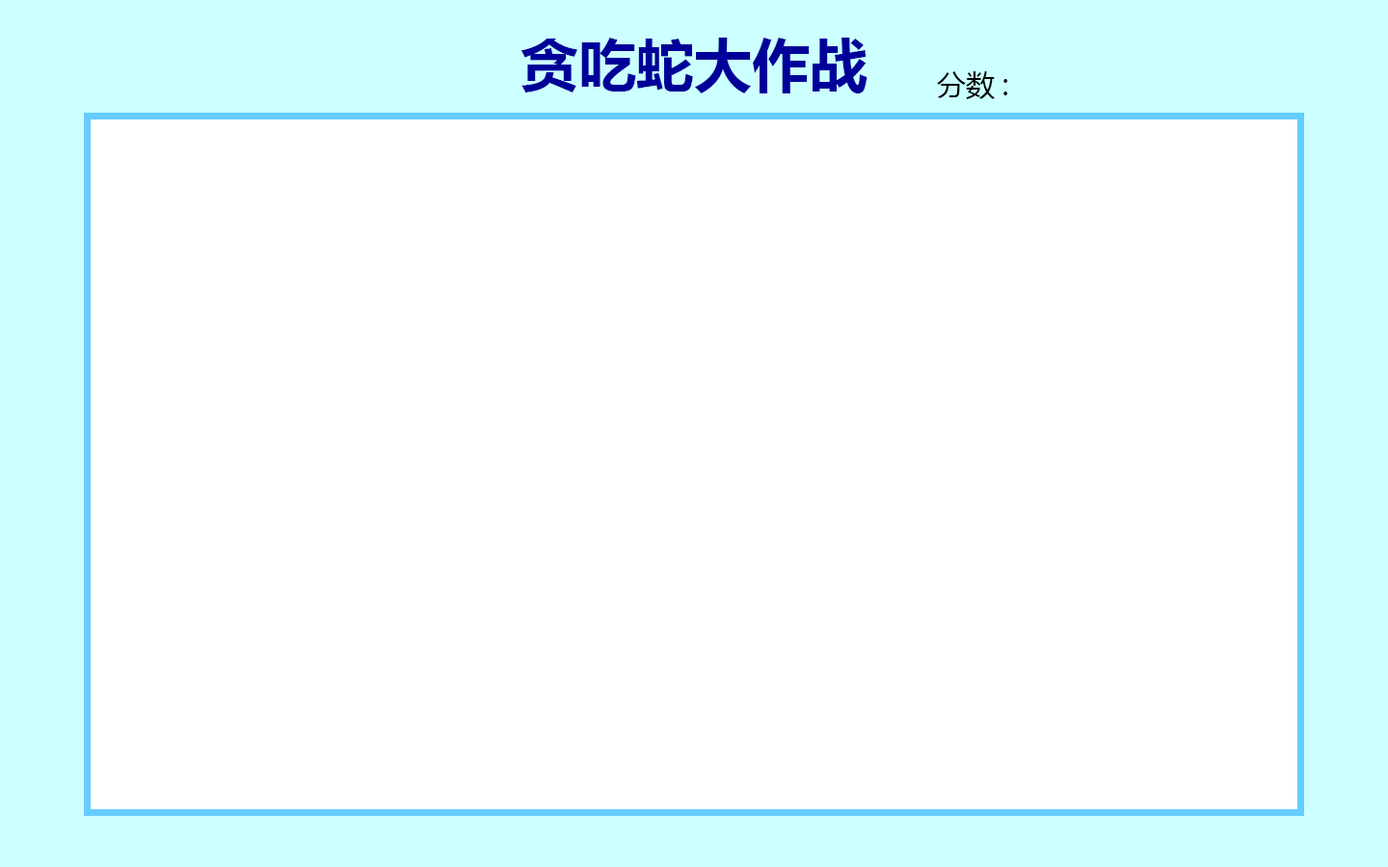
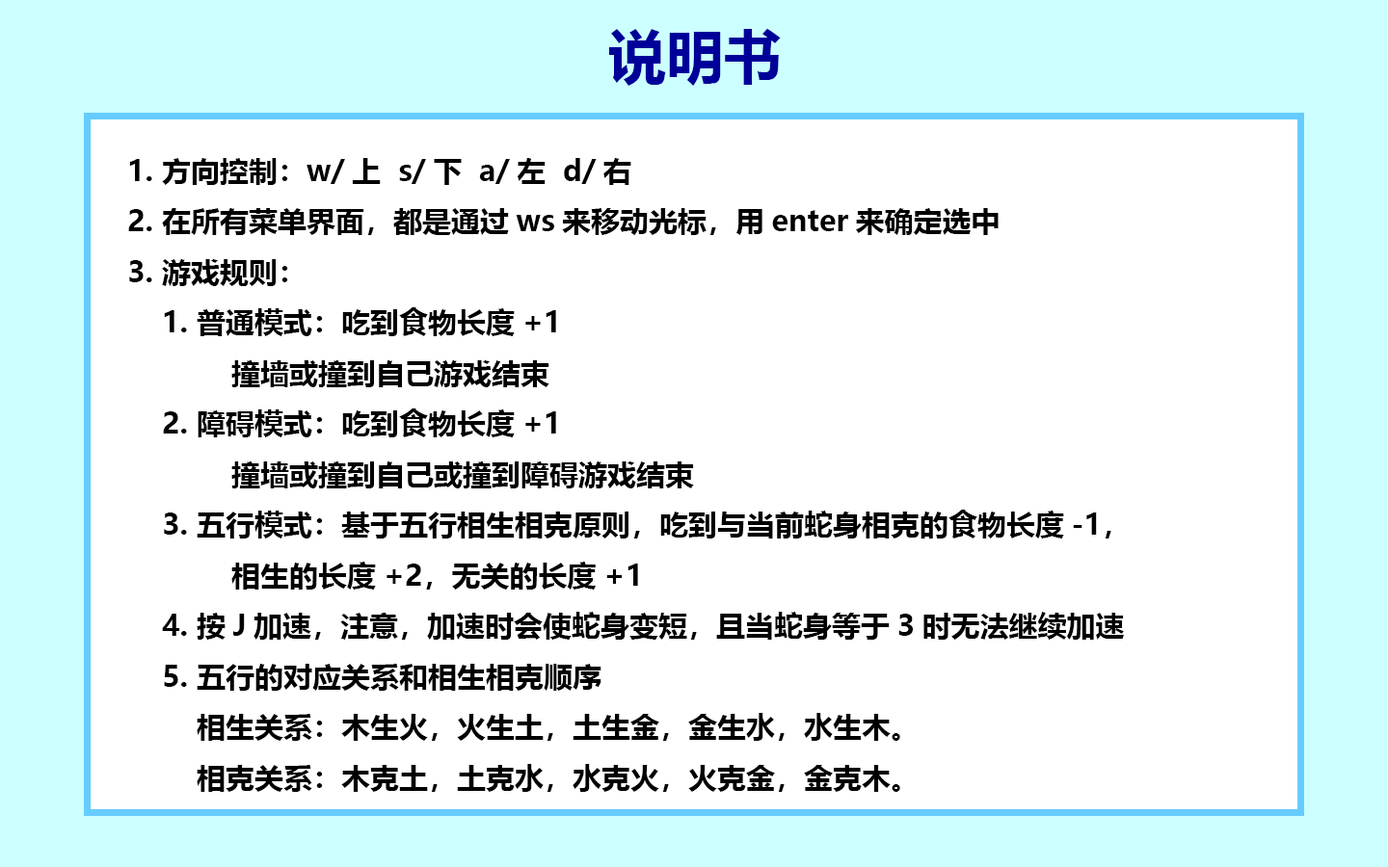
Comparing the layer stacks of the two 1388 × 867 images. Changes:
showed group "说明书" (1st of 2) (4 layers) over [128, 27, 1124, 793]
painted on "1. 方向控制：w/上 s/下 a/左 d/右 2. 在所有菜单界面，都是通过ws来移动光标，用enter来确定选中 3" over [161, 512, 1124, 793]
